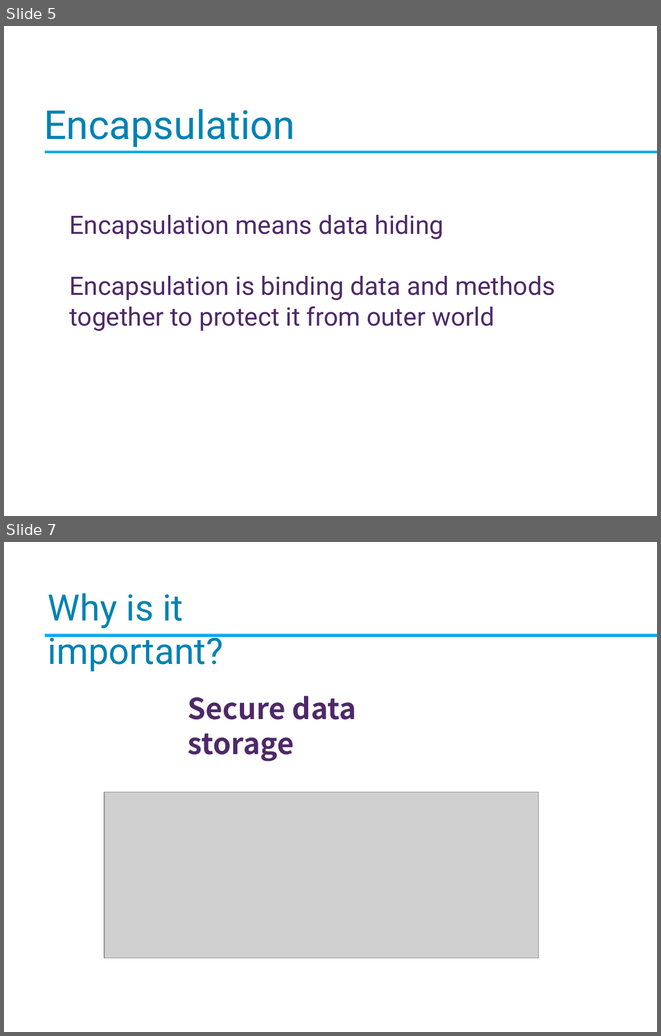
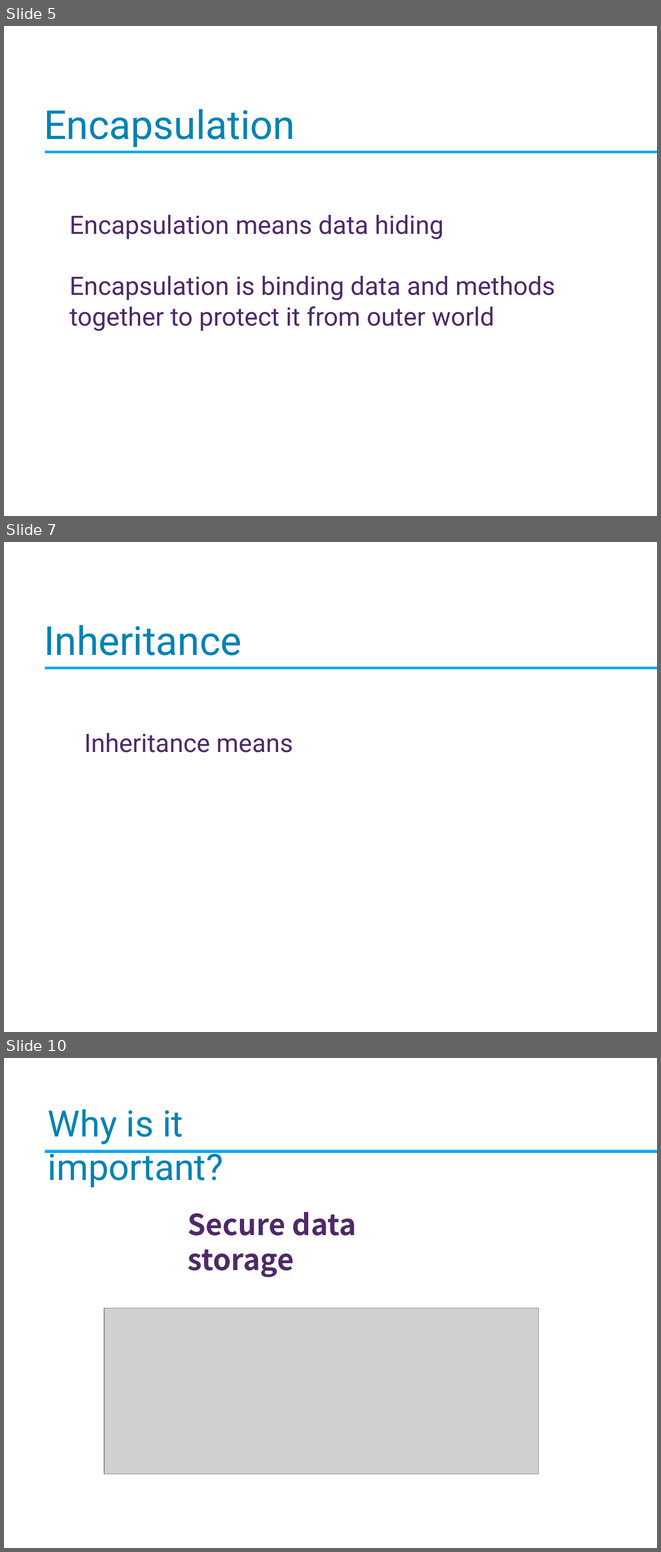
Before and after one commit to Imran4424/C-Plus-Plus-Object-Oriented, a slide deck: OOP.pptx. Shown one above the other, each under a label of ours: slides 5 and 7 before the commit, slides 5, 7 and 10 after it; the slides between them are not shown. The pictures are 661x1036 and 661x1552 pixels, drawn with LibreOffice and Linux fonts; fonts in the diff are those of the drawing; grey boxes stand for pictures; background and template pictures are left out. Boxes give left, top, right and bottom in pixels: in the first picture for what was removed or moved away, otherwise in the second. Text is boxed around its words. In the diff, an @@ line names an element or a change of style, - is before the commit and + after.

```diff
--- a/OOP.pptx
+++ b/OOP.pptx
@@ slide 7 added at [4,542,657,1032], background picture (left out) @@
@@ text added at [44,625,241,655], 44 pt, text #0083B3 @@
+Inheritance
@@ rectangle added at [45,667,657,669], fill gradient #4BB7F4 to #00AEEF to #009BD4, outline #00AEEF 0.5 pt @@
@@ text added at [84,733,293,752], 28 pt, text #4E2968 @@
+Inheritance means
@@ what was slide 7 is now slide 10 @@
```
Also in this commit, not shown: 3 other slides added, 1 slide removed.
